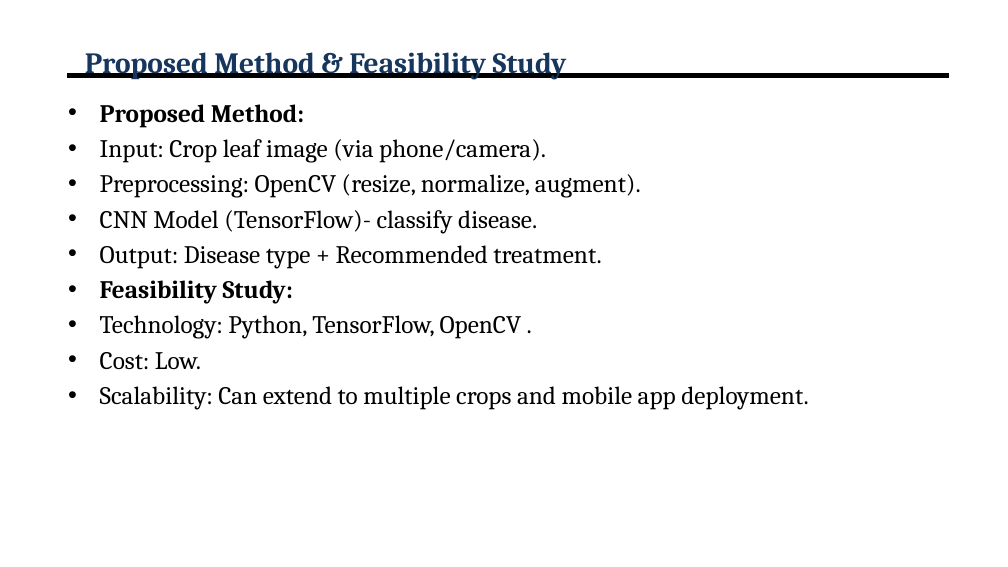
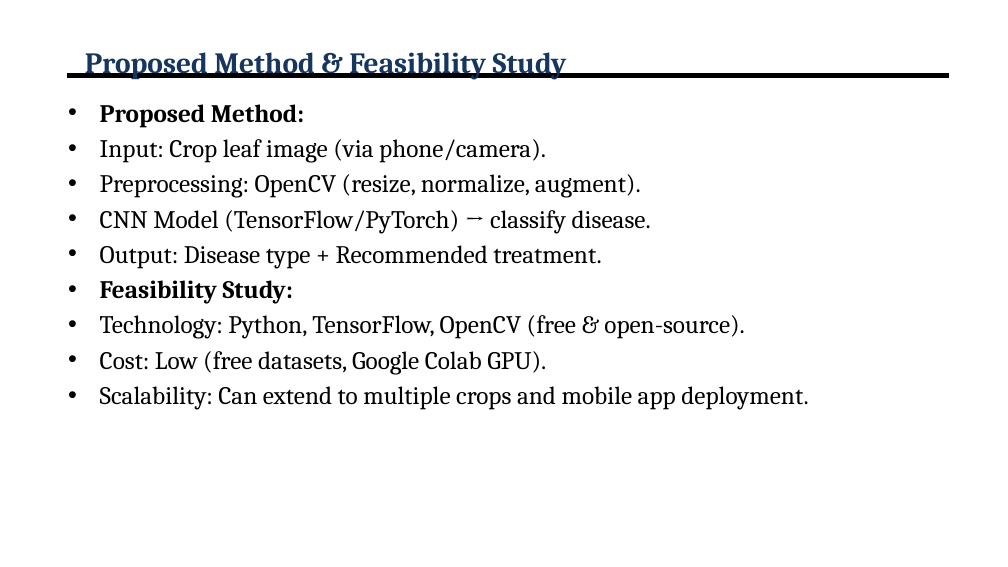
Before and after one commit to harshithahaa/AI-driven-Crop-Disease-Prediction-and-Management-System, a slide deck: slide 9 of ISE23_AI-Driven Crop Disease Prediction and Management System_Review2.pptx. Drawn at 1008x567 pixels with LibreOffice and Linux fonts; fonts in the diff are those of the drawing; background and template pictures are left out. Boxes give left, top, right and bottom in pixels: in the first picture for what was removed or moved away, otherwise in the second. Text is boxed around its words. In the diff, an @@ line names an element or a change of style, - is before the commit and + after.

```diff
--- a/ISE23_AI-Driven Crop Disease Prediction and Management System_Review2.pptx
+++ b/ISE23_AI-Driven Crop Disease Prediction and Management System_Review2.pptx
@@ text at (100,210,651,234): text changed @@
-• CNN Model (TensorFlow)- classify disease.
+• CNN Model (TensorFlow/PyTorch) → classify disease.
@@ text at (100,315,745,375): text changed @@
-• Technology: Python, TensorFlow, OpenCV .
-• Cost: Low.
+• Technology: Python, TensorFlow, OpenCV (free & open-source).
+• Cost: Low (free datasets, Google Colab GPU).
```
Also in this commit, not shown: 5 other slides changed, 1 slide removed, 1 other file.
